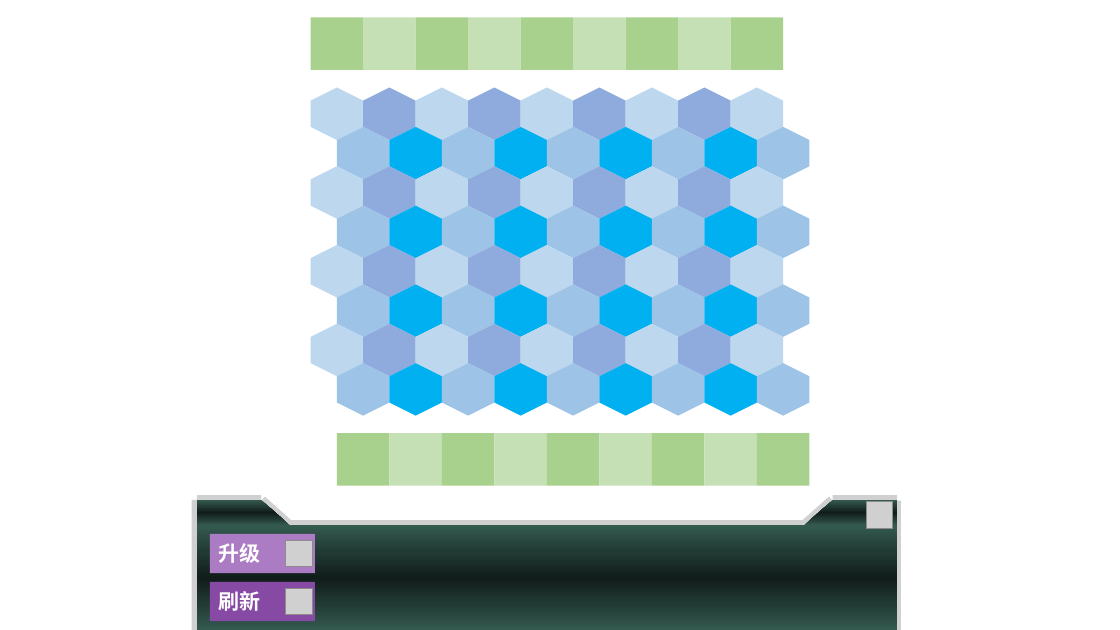
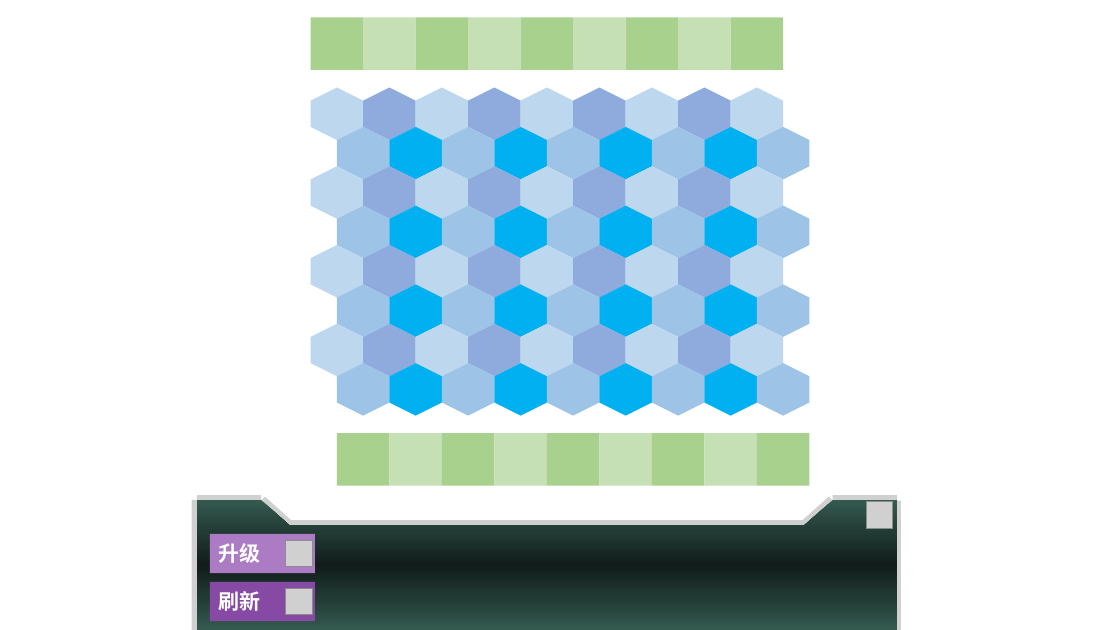
Before and after one commit to MinmusLin/Teamfight_Tactics, a slide deck: slide 4 of Resources/Canvas.pptx (slide 8 before the commit). Drawn at 1120x630 pixels with LibreOffice and Linux fonts; fonts in the diff are those of the drawing; grey boxes stand for pictures; background and template pictures are left out. Boxes give left, top, right and bottom in pixels: in the first picture for what was removed or moved away, otherwise in the second. Text is boxed around its words. In the diff, an @@ line names an element or a change of style, - is before the commit and + after.

```diff
--- a/Resources/Canvas.pptx
+++ b/Resources/Canvas.pptx
@@ freeform shape removed at bbox=[197, 500, 290, 525] @@
@@ freeform shape added at bbox=[197, 500, 897, 630], fill gradient #345A50 to #223A34 to #111D1A @@
@@ freeform shape removed at bbox=[804, 500, 897, 525] @@
@@ rectangle removed at bbox=[197, 526, 897, 630] @@
```
Also in this commit, not shown: 4 slides added, 7 slides removed, 49 other files.
